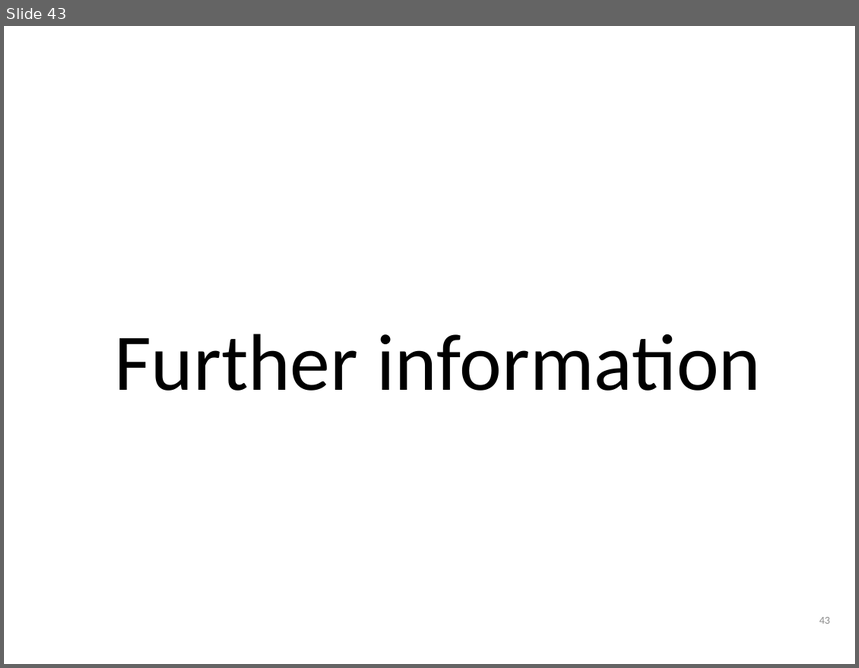
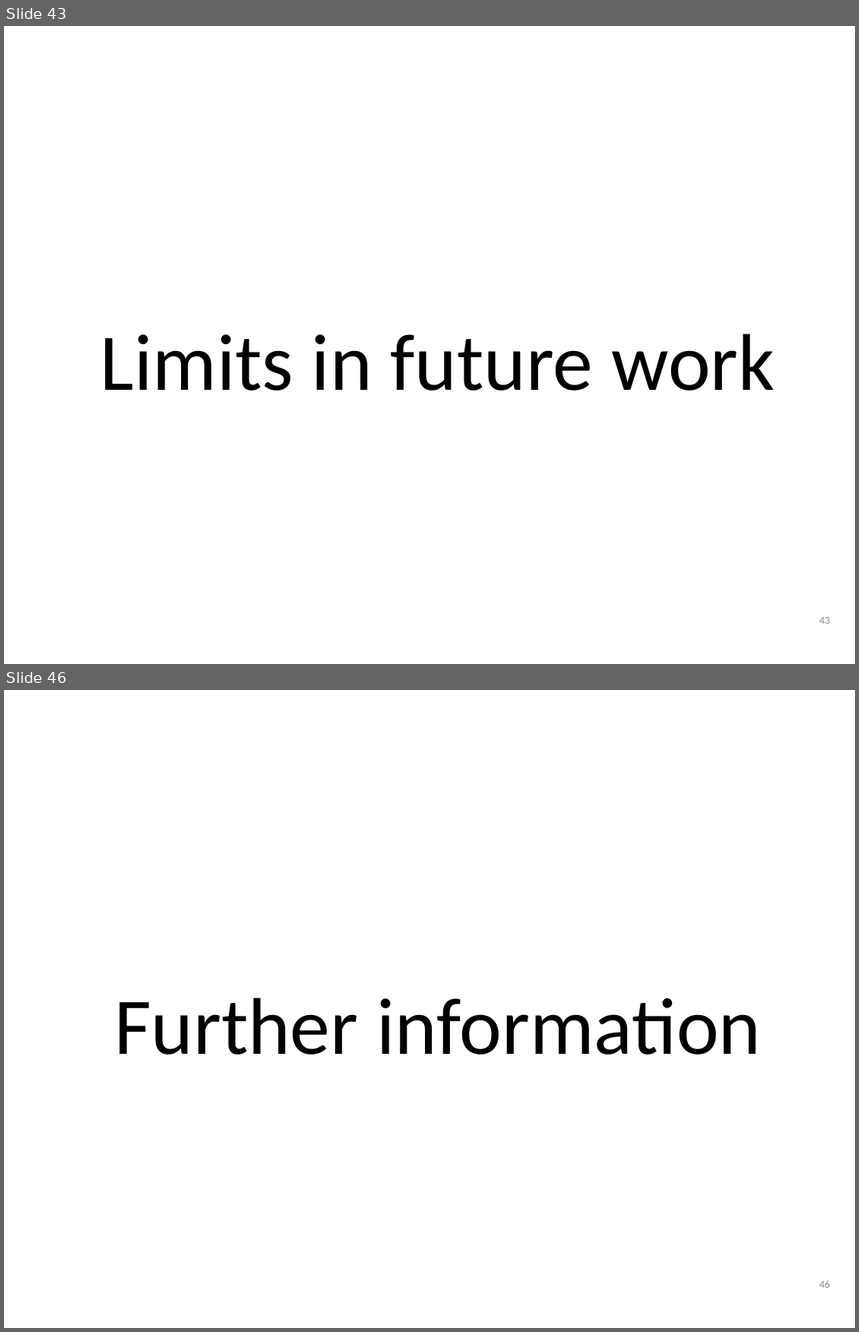
Before and after one commit to alvinyee860120/AIOps-anomaly-detection, a slide deck: AIOps結案報告.pptx. Shown one above the other, each under a label of ours: slide 43 before the commit, slides 43 and 46 after it; the slides between them are not shown. The pictures are 859x668 and 859x1332 pixels, drawn with LibreOffice and Linux fonts; fonts in the diff are those of the drawing; background and template pictures are left out. Boxes give left, top, right and bottom in pixels: in the first picture for what was removed or moved away, otherwise in the second. Text is boxed around its words. In the diff, an @@ line names an element or a change of style, - is before the commit and + after.

```diff
--- a/AIOps結案報告.pptx
+++ b/AIOps結案報告.pptx
@@ slide 43 added at [4,26,855,664], background #FFFFFF @@
@@ title added at [101,334,775,391], 68 pt, text #000000 @@
+Limits in future work
@@ page number added at [819,617,830,624], 9 pt, text #8C8C8C @@
+43
@@ what was slide 43 is now slide 46 @@
@@ page number at [819,1281,830,1288]: text changed @@
-43
+46
```
Also in this commit, not shown: 21 slides changed.
